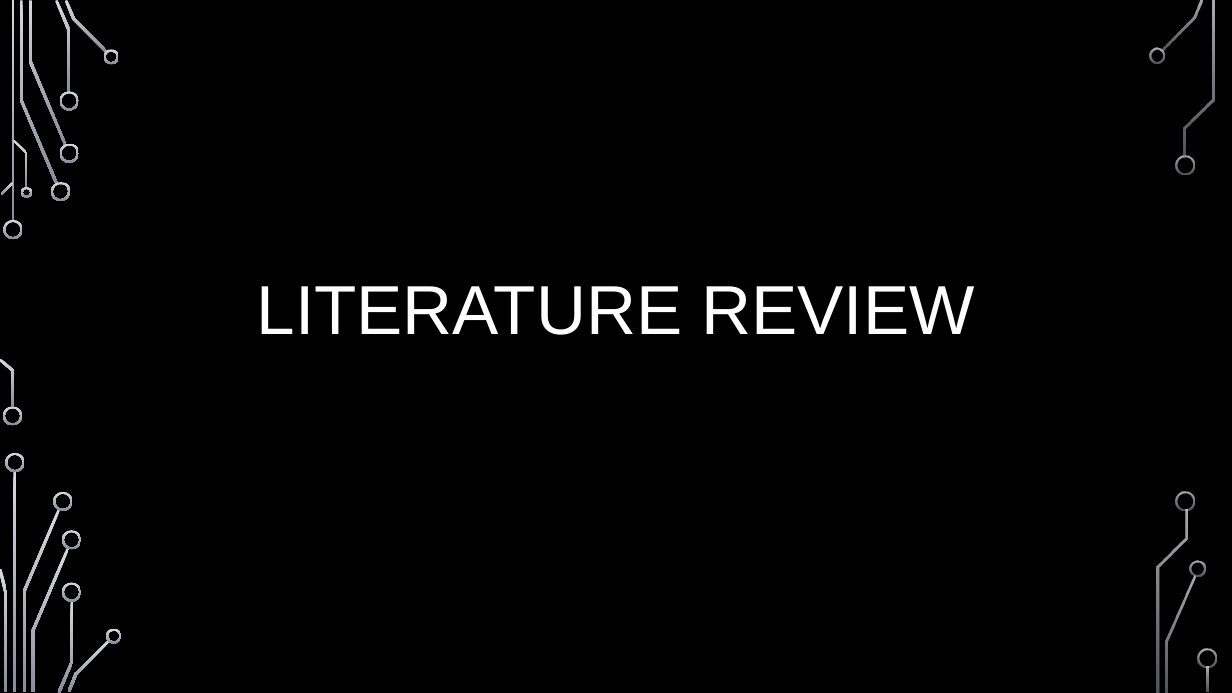
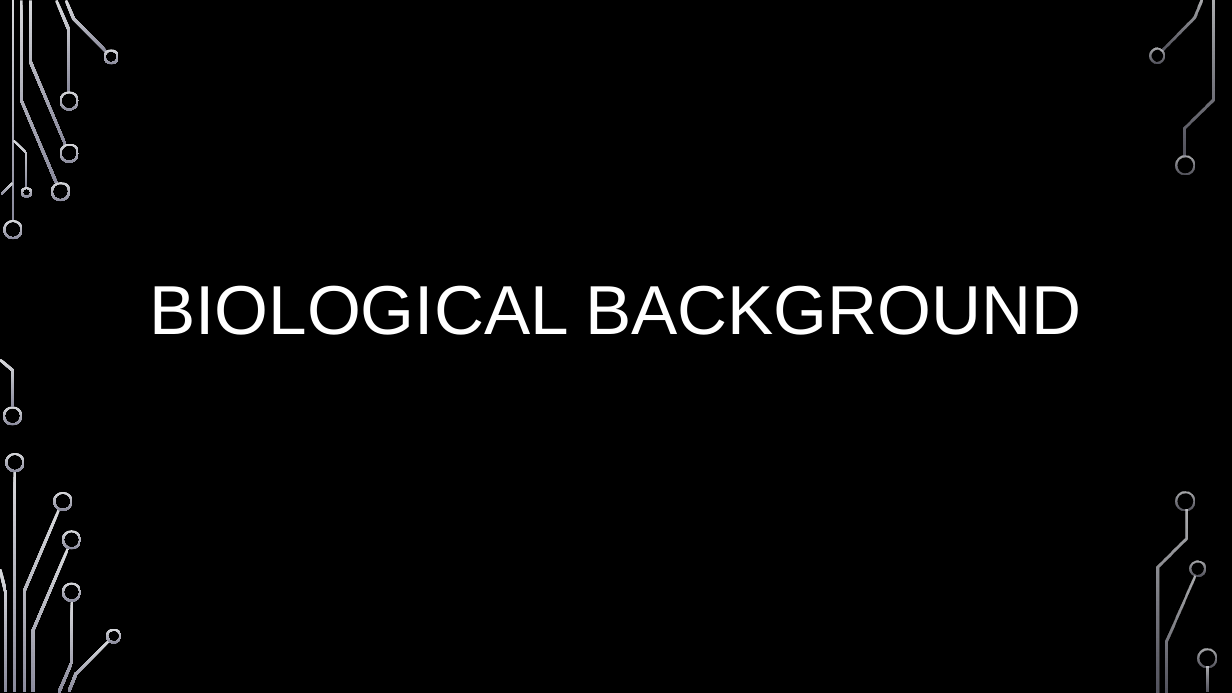
Before and after one commit to datascience-mobi/2021-topic-02-team-02, a slide deck: slide 2 of DataAnalysis Project Proposal.pptx. Drawn at 1232x693 pixels with LibreOffice and Linux fonts; fonts in the diff are those of the drawing; background and template pictures are left out. Boxes give left, top, right and bottom in pixels: in the first picture for what was removed or moved away, otherwise in the second. Text is boxed around its words. In the diff, an @@ line names an element or a change of style, - is before the commit and + after.

```diff
--- a/DataAnalysis Project Proposal.pptx
+++ b/DataAnalysis Project Proposal.pptx
@@ title at [149,285,1081,335]: text changed @@
-LITERATURE REVIEW
+BIOLOGICAL BACKGROUND
```
Also in this commit, not shown: 2 other slides changed.
